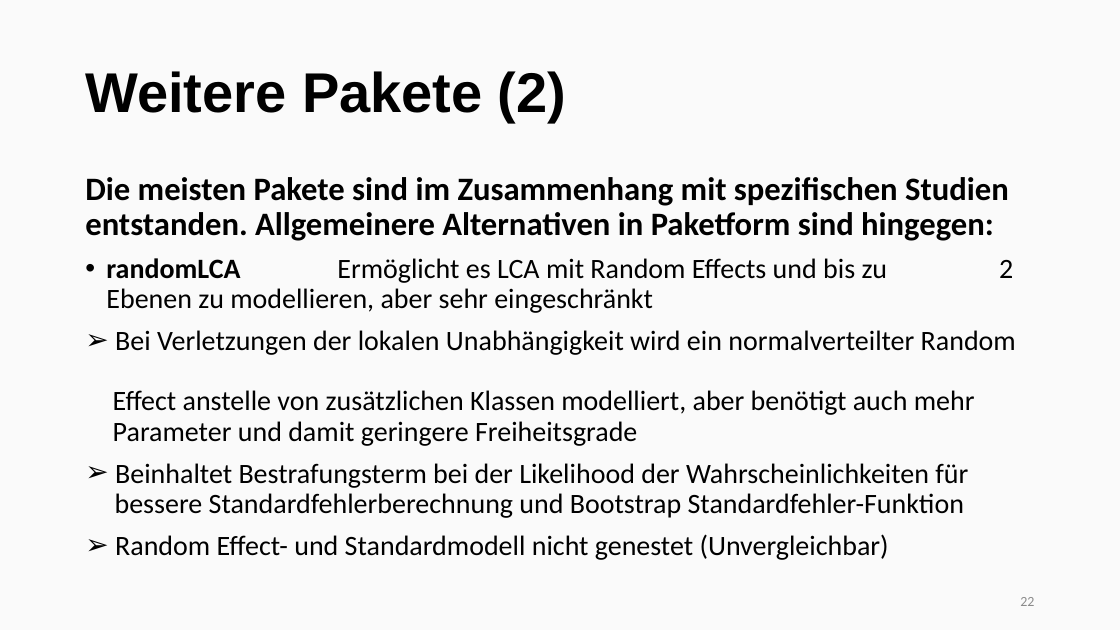
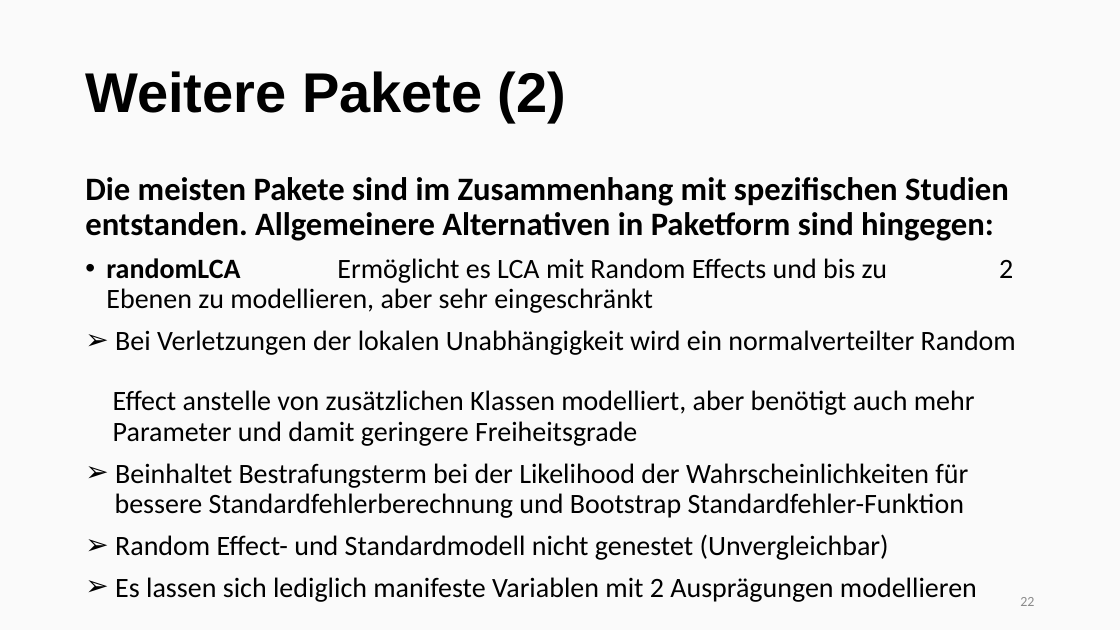
Before and after one commit to EscapeTheFate/LCA_in_R-Sozialwissenschaftsseminar_UniBi_SoSe2024, a slide deck: slide 22 of Cutted-Die Methode der latenten Klassenanalyse.pptx. Drawn at 1120x630 pixels with LibreOffice and Linux fonts; fonts in the diff are those of the drawing. Boxes give left, top, right and bottom in pixels: in the first picture for what was removed or moved away, otherwise in the second. Text is boxed around its words. In the diff, an @@ line names an element or a change of style, - is before the commit and + after.

```diff
--- a/Cutted-Die Methode der latenten Klassenanalyse.pptx
+++ b/Cutted-Die Methode der latenten Klassenanalyse.pptx
@@ text at (x1=115, y1=577, x2=977, y2=602): paragraph added @@
+➢ Es lassen sich lediglich manifeste Variablen mit 2 Ausprägungen modellieren
```
Also in this commit, not shown: 2 other slides changed, 2 other files.
